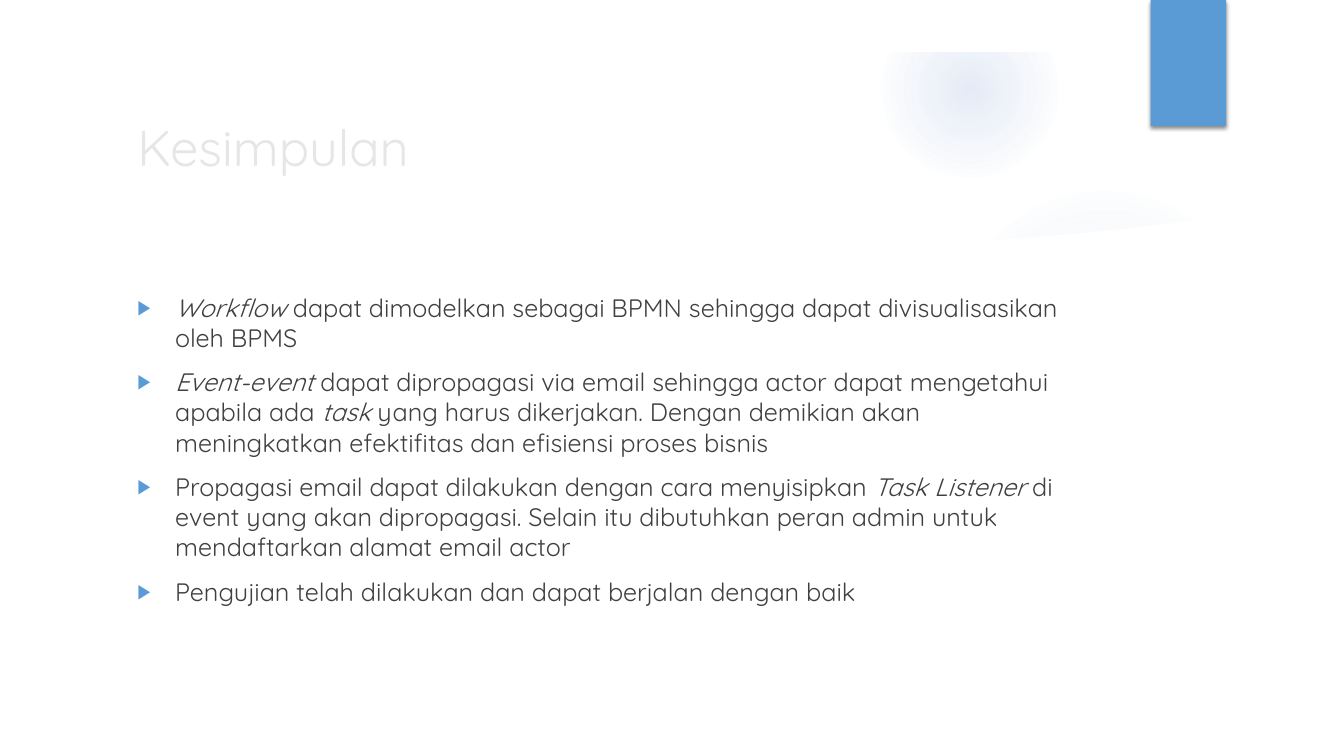
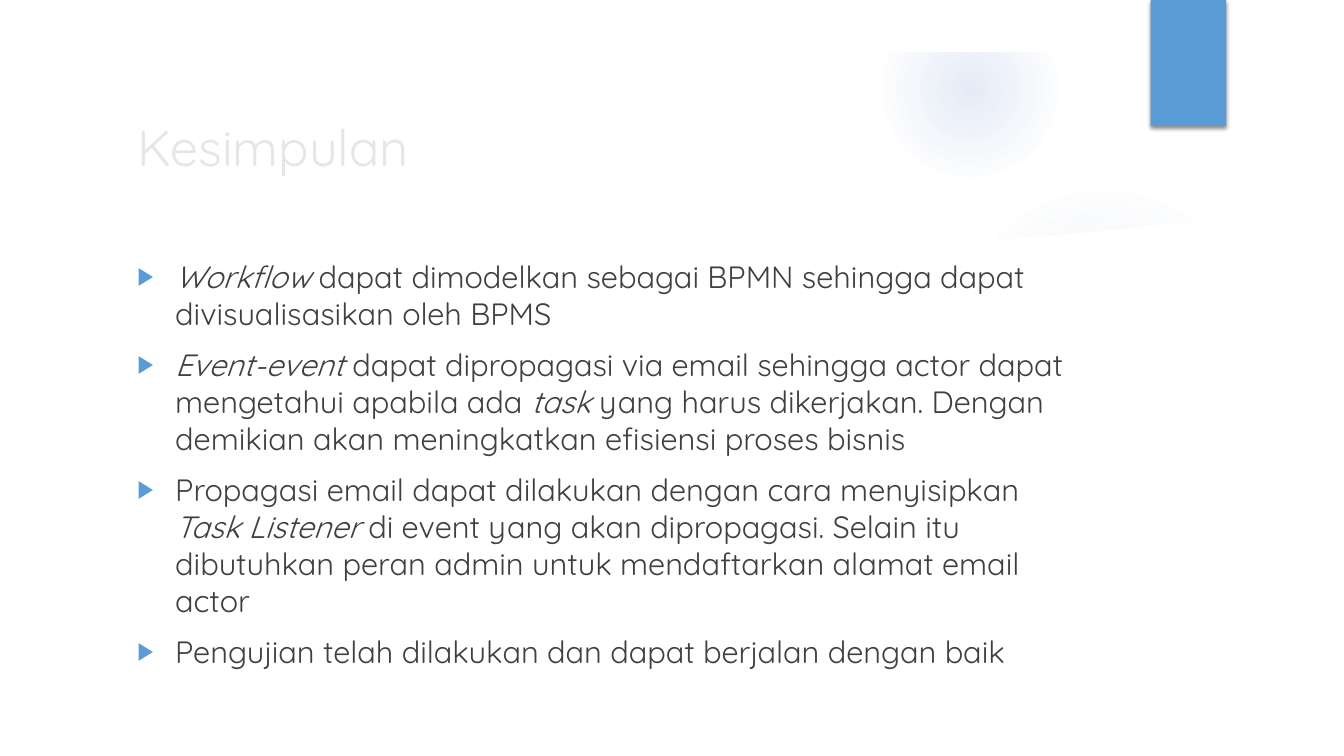
Before and after one commit to luckysenjaya/Skripsi, a slide deck: slide 27 of 10. Sidang/Sidang.pptx (slide 16 before the commit). Drawn at 1344x756 pixels with LibreOffice and Linux fonts; fonts in the diff are those of the drawing; background and template pictures are left out. Boxes give left, top, right and bottom in pixels: in the first picture for what was removed or moved away, otherwise in the second. Text is boxed around its words. In the diff, an @@ line names an element or a change of style, - is before the commit and + after.

```diff
--- a/10. Sidang/Sidang.pptx
+++ b/10. Sidang/Sidang.pptx
@@ text "Workflow dapat dimodelkan sebagai BPMN ...": place and size @@
-text "Workflow dapat dimodelkan sebagai BPMN ..." at bbox=[175, 298, 1057, 606]
+text "Workflow dapat dimodelkan sebagai BPMN ..." at bbox=[175, 265, 1063, 669]
@@ text at bbox=[175, 265, 1024, 669]: size 18 to 22 pt in "Workflow dapat dimodelkan sebagai BPMN sehingga dapat ...", "Propagasi email dapat dilakukan dengan cara menyisipkan ...", "Pengujian telah dilakukan dan dapat berjalan dengan ..." @@
@@ text at bbox=[175, 353, 1063, 456]: text changed; size 18 to 22 pt @@
-▶ Event-event dapat dipropagasi via email sehingga actor dapat mengetahui apabila ada task yang harus dikerjakan. Dengan demikian akan meningkatkan efektifitas dan efisiensi proses bisnis
+▶ Event-event dapat dipropagasi via email sehingga actor dapat mengetahui apabila ada task yang harus dikerjakan. Dengan demikian akan meningkatkan efisiensi proses bisnis
```
Also in this commit, not shown: 13 other slides changed, 12 slides added, 1 slide removed, 41 other files.
